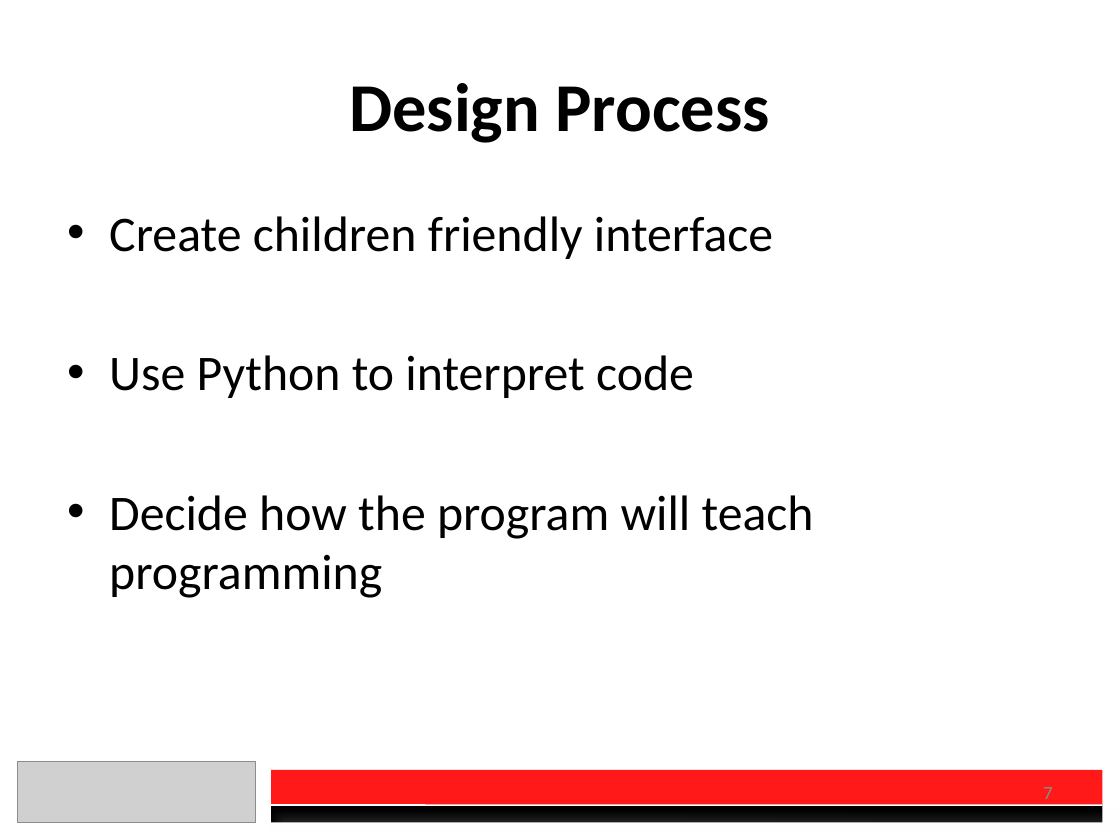
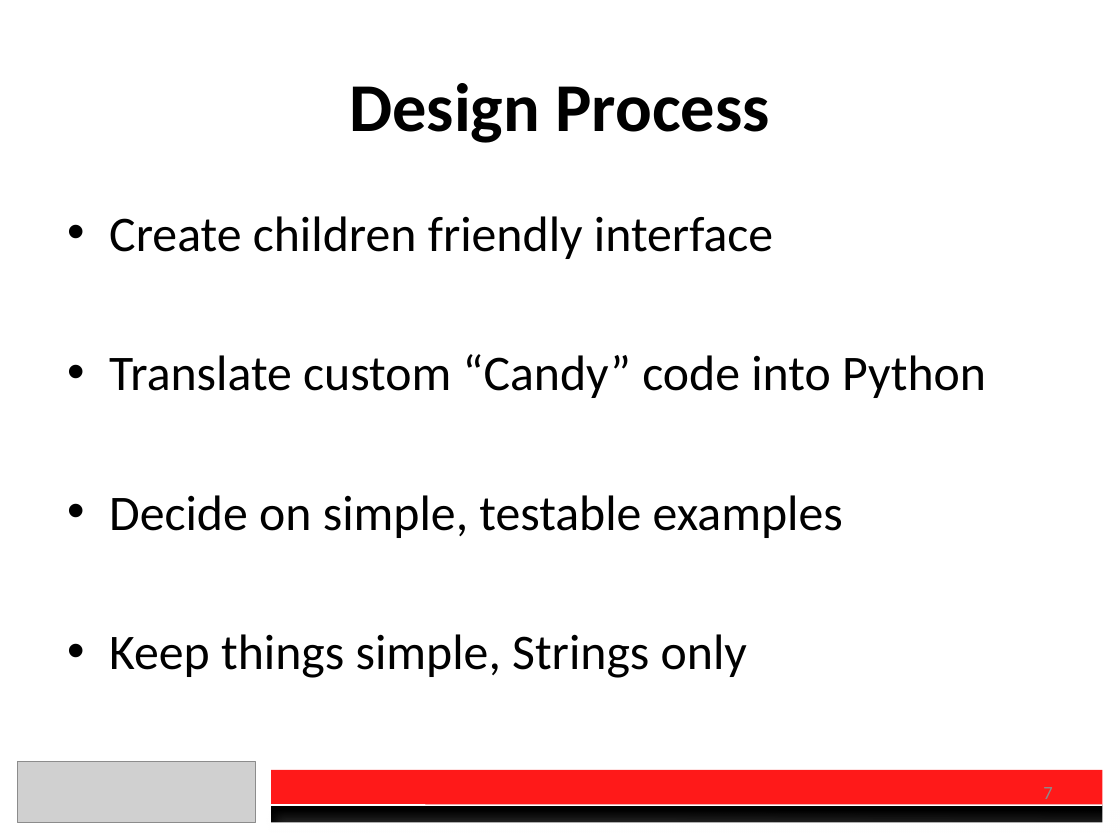
Before and after one commit to charberg/OEC2016, a slide deck: slide 7 of Presentation.pptx. Drawn at 1120x840 pixels with LibreOffice and Linux fonts; fonts in the diff are those of the drawing; grey boxes stand for pictures. Boxes give left, top, right and bottom in pixels: in the first picture for what was removed or moved away, otherwise in the second. Text is boxed around its words. In the diff, an @@ line names an element or a change of style, - is before the commit and + after.

Commit message:
Added Candy Daniel Icon. Third iteration of Documentation

```diff
--- a/Presentation.pptx
+++ b/Presentation.pptx
@@ text at (109, 354, 986, 678): text changed @@
-• Use Python to interpret code
-• Decide how the program will teach programming
+• Translate custom “Candy” code into Python
+• Decide on simple, testable examples
+• Keep things simple, Strings only
```
Also in this commit, not shown: 5 other slides changed, 2 other files.
